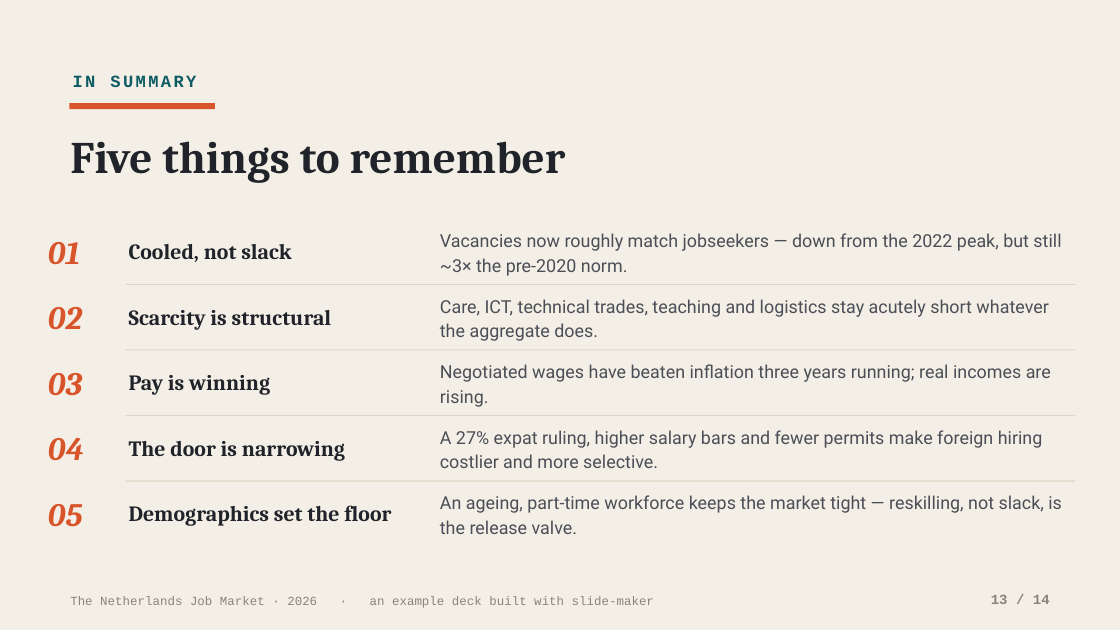
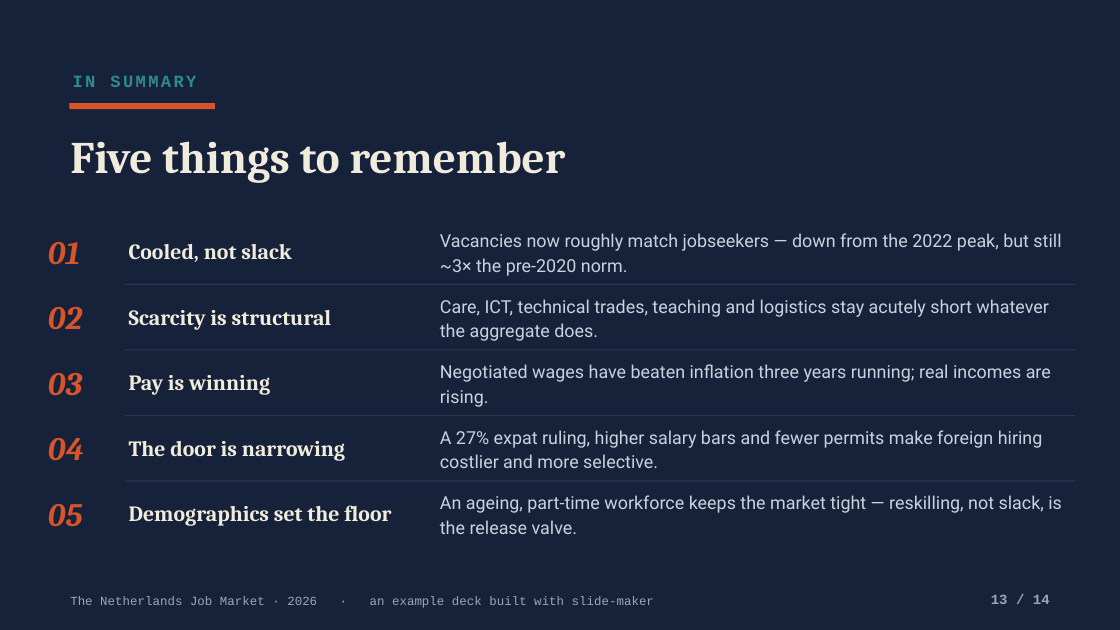
Before and after one commit to addsumtech/slides_maker-site, a slide deck: slide 13 of templates/decks/en/nl-job-market-2026/template.pptx. Drawn at 1120x630 pixels with LibreOffice and Linux fonts; fonts in the diff are those of the drawing. Boxes give left, top, right and bottom in pixels: in the first picture for what was removed or moved away, otherwise in the second. Text is boxed around its words. In the diff, an @@ line names an element or a change of style, - is before the commit and + after.

```diff
--- a/templates/decks/en/nl-job-market-2026/template.pptx
+++ b/templates/decks/en/nl-job-market-2026/template.pptx
@@ rectangle at bbox=[0, 0, 1120, 629]: fill #F4EFE6 to #16223A @@
@@ text "IN SUMMARY" at bbox=[73, 75, 196, 87]: text colour #0E5C63 to #2E8A8C @@
@@ text colour #20242A to #F1EBDD in 6 elements at bbox=[70, 141, 566, 183], bbox=[129, 244, 292, 262], bbox=[129, 310, 332, 330], bbox=[129, 375, 270, 395], bbox=[129, 441, 345, 461], bbox=[129, 505, 391, 526] @@
@@ fill #DED7C8 to #2A3852 in 4 elements at bbox=[125, 283, 1075, 284], bbox=[125, 349, 1075, 351], bbox=[125, 414, 1075, 416], bbox=[125, 480, 1075, 482] @@
@@ text colour #4A4E56 to #C9D2DE in 5 elements at bbox=[440, 233, 1061, 276], bbox=[440, 299, 1048, 341], bbox=[440, 364, 1051, 407], bbox=[440, 430, 1043, 468], bbox=[440, 495, 1062, 534] @@
@@ text "The Netherlands Job Market · ..." at bbox=[70, 596, 654, 608]: text colour #8A8478 to #9BA6B4 @@
@@ text "13 / 14" at bbox=[991, 594, 1050, 604]: text colour #8A8478 to #9BA6B4 @@
```
Also in this commit, not shown: 12 other slides changed, 28 other files.
